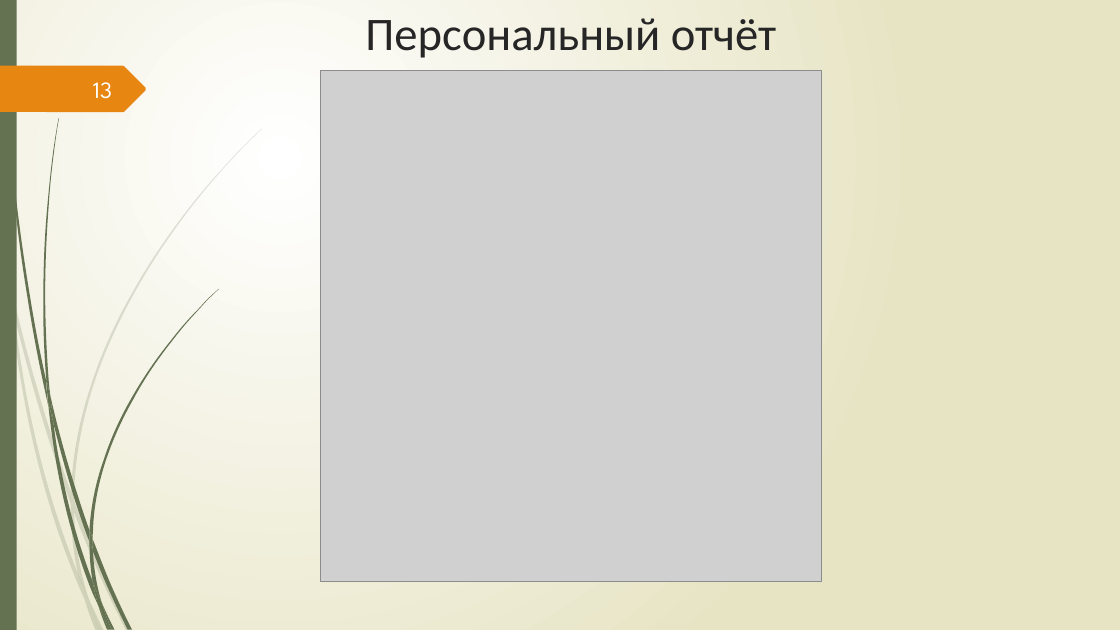
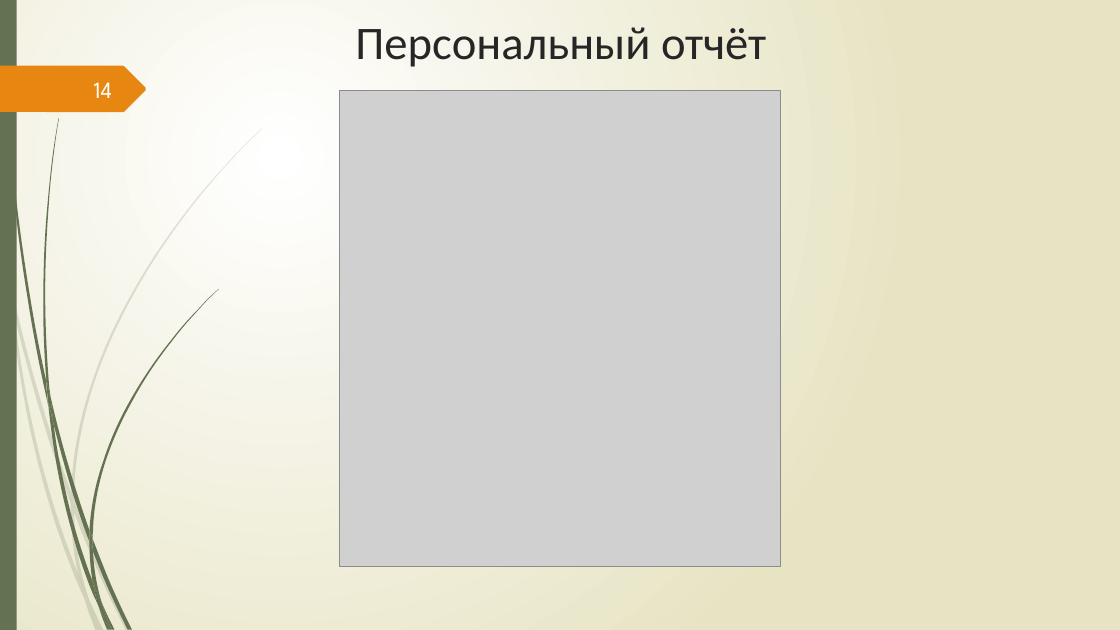
Before and after one commit to Csar9000/Quality-of-life-assessment-system, a slide deck: slide 14 of Документы/Презентация ВКР.pptx (slide 13 before the commit). Drawn at 1120x630 pixels with LibreOffice and Linux fonts; fonts in the diff are those of the drawing; grey boxes stand for pictures. Boxes give left, top, right and bottom in pixels: in the first picture for what was removed or moved away, otherwise in the second. Text is boxed around its words. In the diff, an @@ line names an element or a change of style, - is before the commit and + after.

```diff
--- a/Документы/Презентация ВКР.pptx
+++ b/Документы/Презентация ВКР.pptx
@@ title "Персональный отчёт": place and size @@
-title "Персональный отчёт" at (365,18,776,58)
+title "Персональный отчёт" at (355,27,766,67)
@@ page number at (94,82,112,98): text changed @@
-13
+14
@@ picture: place and size @@
-picture at (320,70,821,581)
+picture at (339,91,781,566)
```
Also in this commit, not shown: 10 other slides changed, 2 slides added, 2 other files.
